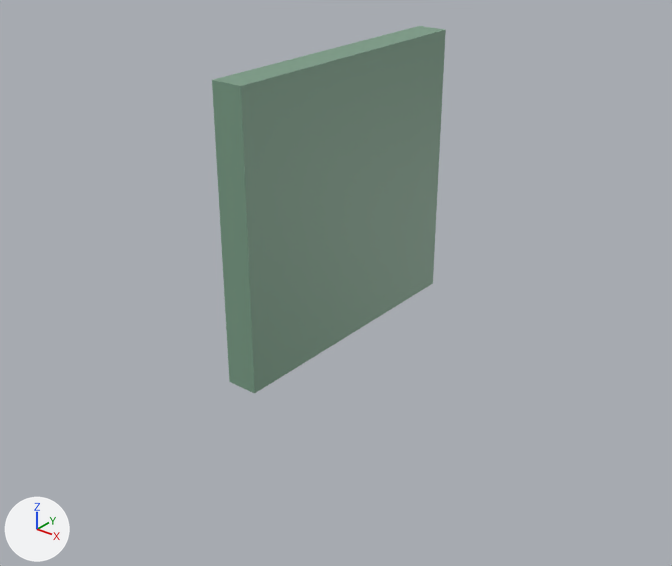
The Blender file croissant-game/Assets/Models/Assets.blend: old version first, new version second.
Before and after are seen from a 50 mm lens placed at (43.6, -56.0, 37.3), pointed at (0.5, -2.2, 3.9). The axes (+X, +Y, +Z) are drawn at lower left. The lights are the same throughout. The picture after the commit comes second.

Before the edit, the objects in view are built like this:
```python
ob_building = bpy.data.objects.new('Building', me_cube)
ob_building.location = (0.05, -0.93, 9.07)
ob_building.scale = (1.32, 8.27, 10.1)
ob_car = bpy.data.objects.new('Car', me_cube_002)
ob_car.location = (0.05, -0.93, -0.23)
ob_car.scale = (1.23, 2.65, 1.23)
ob_gate = bpy.data.objects.new('Gate', me_cube_016)
ob_gate.location = (0.0, -0.25, 2.43)
ob_gate.scale = (3.58, 1.0, 0.321)
ob_ramp = bpy.data.objects.new('Ramp', me_cube_001)
ob_ramp.location = (0.0, 0.0, 0.0)
ob_ramp.scale = (2.53, 0.68, 0.68)
ob_road = bpy.data.objects.new('Road', me_cube_014)
ob_road.location = (14.66, 1.21, -1.41)
ob_road.scale = (1.0, 17.8, 1.0)
```
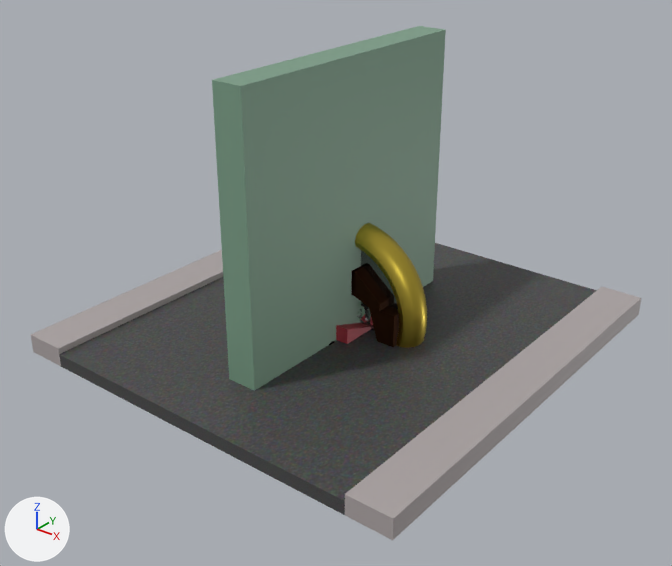
Pixel boxes (x1, y1, x2, y2) of what changed, in the pictures (672 x 566 px):
'Road', shown
    after: (31, 243, 641, 540)
'Goal', added
    after: (355, 223, 427, 348)
    faces in mat_material_003 (yellow #c8b245): (355, 223, 427, 348)
    faces in mat_material_006 (black #000000): (360, 250, 398, 331)
    faces in mat_material_004 (white #ffffff): (357, 301, 373, 325)
'Gate', shown
    after: (351, 266, 399, 347)
'Ramp', shown (red)
    after: (336, 323, 371, 344)

What the commit changed:
Material 'Material.004' (mat_material_004) is new.
Its base color is (1.0, 1.0, 1.0) (white #ffffff).
Its metallic is 0.994.
Its roughness is 0.0.
Material 'Material.003' (mat_material_003) is new.
Its base color is (0.576, 0.443, 0.0596) (yellow #c8b245).
Its metallic is 1.0.
Its roughness is 0.4.
Material 'Material.006' (mat_material_006) is new.
Its base color is (0.0, 0.0, 0.0) (black #000000).
Its roughness is 0.975.
Its alpha is 0.762.
Mesh me_circle is new.
It has 1332 vertices, 1455 faces and spans x -1.31..1.31, y -1.32..1.31, z -0.32..0.15.
Faces by material slot: [1, 576, 878].
It uses material mat_material_006 (black #000000).
It uses material mat_material_003 (yellow #c8b245).
It uses material mat_material_004 (white #ffffff).
Object 'Ramp' (ob_ramp) is now shown.
Object 'Car' (ob_car) is now shown.
Object 'Road' (ob_road) is now shown.
Object 'Gate' (ob_gate) is now shown.
Object 'Goal' (ob_goal) is new; it shows me_circle.
Its location is (0.05, 0.0, 1.24).
Its rotation in degrees is (90, 0, 0).
Its scale is (5.64, 5.64, 5.64).
